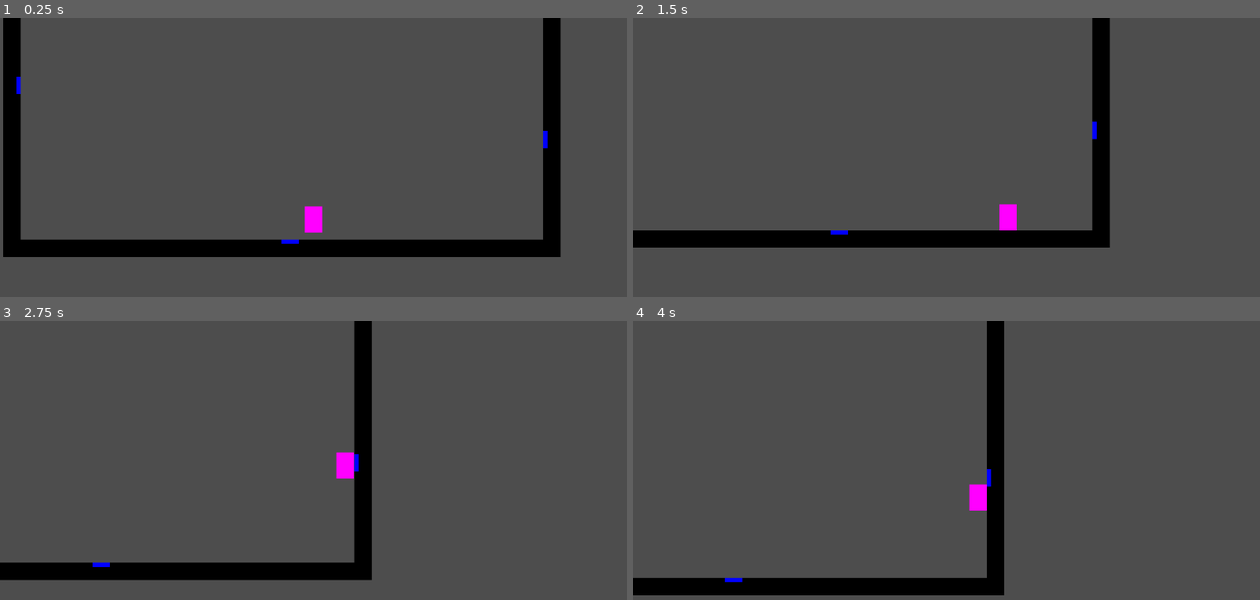
Above: before the commit, frames 1-4 (two rows, left to right).
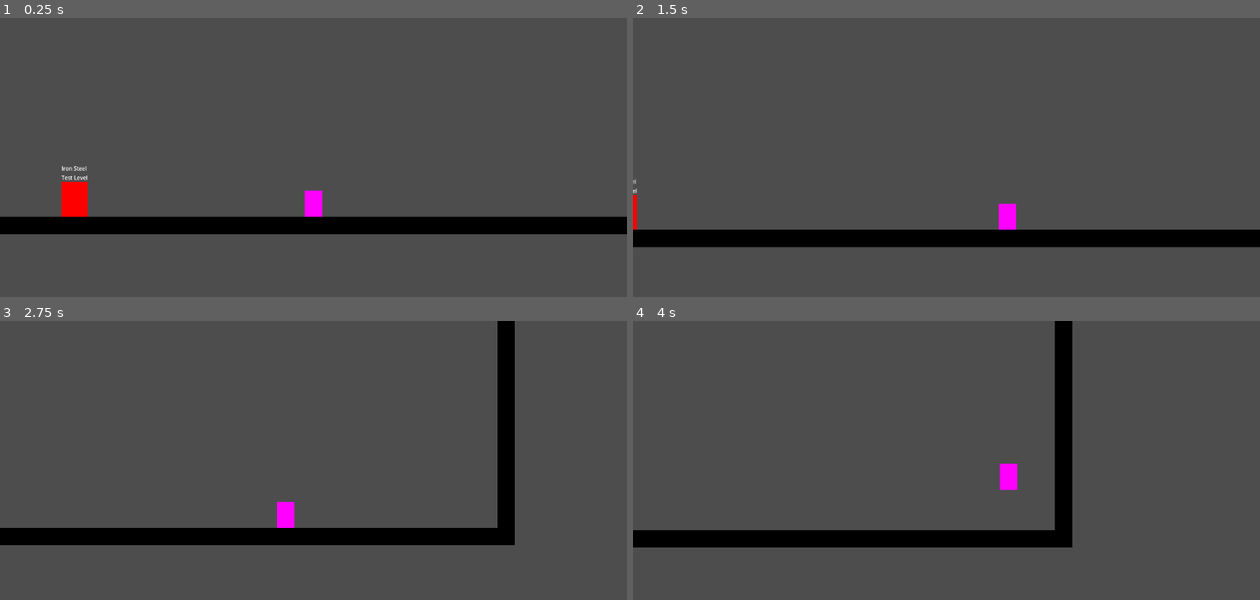
Above: after the commit, the same moments.

Repository: EdwardStanford7/MistbornGame
Game: Godot game, scene res://Levels/main.tscn
Same seed, same stepped clock (60 frames per second), same inputs: the game is played once before the commit and once after it. Before the commit the project starts from res://Levels/test_level.tscn.
Inputs (mouse positions are in pixels of both pictures, inside the frame that each line leads up to):
- Up to frame 1 (0.25 s): no input
- Up to frame 2 (1.5 s): tap Enter (enter_loading_zone, bound only after the commit) at 0.5 s; move the mouse to (1084, 177) at 0.52 s; hold Shift (pull) 0.53-1.28 s; hold D (right) from 0.53 s (still down); tap Space (jump) at 0.77 s; tap Ctrl (push) at 0.8, 1.35 s; move the mouse to (821, 210) at 1.27 s
- Up to frame 3 (2.75 s): tap Space (jump) at 1.52 s; tap Shift (pull) at 1.55 s; move the mouse to (376, 418) at 2.02 s; release D (right) at 2.03 s; hold A (left) from 2.03 s (still down); hold Shift (pull) from 2.03 s (still down); tap Ctrl (push) at 2.3 s
- Up to frame 4 (4 s): move the mouse to (915, 566) at 2.77 s; release A (left) at 2.78 s; release Shift (pull) at 2.78 s; hold D (right) from 2.78 s (still down); tap Ctrl (push) at 2.85, 3.8 s; tap Space (jump) at 3.02, 3.77 s; tap Shift (pull) at 3.05 s; move the mouse to (1134, 549) at 3.52 s; hold Shift (pull) from 3.53 s (still down)

The runs differ from the first frame. In frame 1, 17% of the frame differs, in the area x 0-100%, y 0-86%; in frame 2, 4.3%; in frame 3, 14%; in frame 4, 13%.

Commit message:
Scene loading

Diff:
--- a/Characters/player.tscn
+++ b/Characters/player.tscn
@@ -8,10 +8,10 @@
 [sub_resource type="PlaceholderTexture2D" id="PlaceholderTexture2D_6wrau"]
 size = Vector2(32, 48)
 
-[node name="Player" type="CharacterBody2D" node_paths=PackedStringArray("collision")]
+[node name="Player" type="CharacterBody2D"]
+top_level = true
 slide_on_ceiling = false
 script = ExtResource("1_7nm3l")
-collision = NodePath("CollisionShape2D")
 
 [node name="Camera2D" type="Camera2D" parent="."]
 process_callback = 0
--- /dev/null
+++ b/Levels/iron_steel_test.tscn
@@ -0,0 +1,49 @@
+[gd_scene load_steps=6 format=3 uid="uid://3eeygptmkewu"]
+
+[ext_resource type="PackedScene" uid="uid://bhj6vcmatg6vi" path="res://Characters/player.tscn" id="1_m34t3"]
+[ext_resource type="PackedScene" uid="uid://4ky7npwoorln" path="res://Prefabs/floor.tscn" id="2_tg1kc"]
+[ext_resource type="PackedScene" uid="uid://jd44661cckq2" path="res://Prefabs/wall.tscn" id="3_mgtqk"]
+[ext_resource type="PackedScene" uid="uid://soiho4lbqcva" path="res://Prefabs/metal_plate.tscn" id="4_t6r12"]
+[ext_resource type="PackedScene" uid="uid://ca3cll143cteb" path="res://Prefabs/scene_transition.tscn" id="5_swe1n"]
+
+[node name="TestLevel" type="Node2D"]
+
+[node name="Player" parent="." instance=ExtResource("1_m34t3")]
+position = Vector2(58, -103)
+
+[node name="Floor" parent="." instance=ExtResource("2_tg1kc")]
+position = Vector2(-256, 0)
+
+[node name="Floor3" parent="." instance=ExtResource("2_tg1kc")]
+position = Vector2(-256, -544)
+
+[node name="Floor4" parent="." instance=ExtResource("2_tg1kc")]
+position = Vector2(256, -544)
+
+[node name="Wall" parent="." instance=ExtResource("3_mgtqk")]
+position = Vector2(-496, -272)
+
+[node name="Wall2" parent="." instance=ExtResource("3_mgtqk")]
+position = Vector2(496, -272)
+
+[node name="Floor2" parent="." instance=ExtResource("2_tg1kc")]
+position = Vector2(256, 0)
+
+[node name="MetalPlate" parent="." instance=ExtResource("4_t6r12")]
+position = Vector2(15, -12)
+
+[node name="MetalPlate3" parent="." instance=ExtResource("4_t6r12")]
+position = Vector2(-75, -532)
+
+[node name="MetalPlate2" parent="." instance=ExtResource("4_t6r12")]
+position = Vector2(484, -200)
+rotation = 1.5708
+
+[node name="MetalPlate4" parent="." instance=ExtResource("4_t6r12")]
+position = Vector2(-484, -300)
+rotation = 1.5708
+
+[node name="SceneTransition" parent="." instance=ExtResource("5_swe1n")]
+position = Vector2(-332, -48)
+scene_to_load = "res://Levels/main.tscn"
+label = "Back To Main"
--- /dev/null
+++ b/Levels/main.tscn
@@ -0,0 +1,30 @@
+[gd_scene load_steps=5 format=3 uid="uid://x0qufevddtpt"]
+
+[ext_resource type="PackedScene" uid="uid://4ky7npwoorln" path="res://Prefabs/floor.tscn" id="1_8mn4l"]
+[ext_resource type="PackedScene" uid="uid://jd44661cckq2" path="res://Prefabs/wall.tscn" id="2_61wn7"]
+[ext_resource type="PackedScene" uid="uid://bhj6vcmatg6vi" path="res://Characters/player.tscn" id="3_ugfnl"]
+[ext_resource type="PackedScene" uid="uid://ca3cll143cteb" path="res://Prefabs/scene_transition.tscn" id="4_x1iks"]
+
+[node name="main" type="Node2D"]
+
+[node name="Player" parent="." instance=ExtResource("3_ugfnl")]
+position = Vector2(-47, -58)
+
+[node name="Floor" parent="." instance=ExtResource("1_8mn4l")]
+position = Vector2(512, 0)
+
+[node name="Floor2" parent="." instance=ExtResource("1_8mn4l")]
+
+[node name="Floor3" parent="." instance=ExtResource("1_8mn4l")]
+position = Vector2(-512, 0)
+
+[node name="Wall" parent="." instance=ExtResource("2_61wn7")]
+position = Vector2(-752, -272)
+
+[node name="Wall2" parent="." instance=ExtResource("2_61wn7")]
+position = Vector2(752, -272)
+
+[node name="SceneTransition" parent="." instance=ExtResource("4_x1iks")]
+position = Vector2(-486, -48)
+scene_to_load = "res://Levels/iron_steel_test.tscn"
+label = "Iron Steel Test Level"
--- a/Levels/test_level.tscn
+++ /dev/null
@@ -1,43 +0,0 @@
-[gd_scene load_steps=5 format=3 uid="uid://3eeygptmkewu"]
-
-[ext_resource type="PackedScene" uid="uid://bhj6vcmatg6vi" path="res://Characters/player.tscn" id="2_gekf6"]
-[ext_resource type="PackedScene" uid="uid://4ky7npwoorln" path="res://Prefabs/floor.tscn" id="3_0ebi8"]
-[ext_resource type="PackedScene" uid="uid://jd44661cckq2" path="res://Prefabs/wall.tscn" id="4_dx8b0"]
-[ext_resource type="PackedScene" uid="uid://soiho4lbqcva" path="res://Prefabs/metal_plate.tscn" id="5_hik5q"]
-
-[node name="TestLevel" type="Node2D"]
-
-[node name="Player" parent="." instance=ExtResource("2_gekf6")]
-position = Vector2(58, -103)
-
-[node name="Floor" parent="." instance=ExtResource("3_0ebi8")]
-position = Vector2(-256, 0)
-
-[node name="Floor3" parent="." instance=ExtResource("3_0ebi8")]
-position = Vector2(-256, -544)
-
-[node name="Floor4" parent="." instance=ExtResource("3_0ebi8")]
-position = Vector2(256, -544)
-
-[node name="Wall" parent="." instance=ExtResource("4_dx8b0")]
-position = Vector2(-496, -272)
-
-[node name="Wall2" parent="." instance=ExtResource("4_dx8b0")]
-position = Vector2(496, -272)
-
-[node name="Floor2" parent="." instance=ExtResource("3_0ebi8")]
-position = Vector2(256, 0)
-
-[node name="MetalPlate" parent="." instance=ExtResource("5_hik5q")]
-position = Vector2(15, -12)
-
-[node name="MetalPlate3" parent="." instance=ExtResource("5_hik5q")]
-position = Vector2(-75, -532)
-
-[node name="MetalPlate2" parent="." instance=ExtResource("5_hik5q")]
-position = Vector2(484, -200)
-rotation = 1.5708
-
-[node name="MetalPlate4" parent="." instance=ExtResource("5_hik5q")]
-position = Vector2(-484, -300)
-rotation = 1.5708
--- a/Prefabs/floor.tscn
+++ b/Prefabs/floor.tscn
@@ -7,7 +7,6 @@
 size = Vector2(512, 32)
 
 [node name="Floor" type="StaticBody2D"]
-position = Vector2(95, 76)
 
 [node name="CollisionShape2D" type="CollisionShape2D" parent="."]
 shape = SubResource("RectangleShape2D_a2njp")
--- /dev/null
+++ b/Prefabs/scene_transition.tscn
@@ -0,0 +1,28 @@
+[gd_scene load_steps=4 format=3 uid="uid://ca3cll143cteb"]
+
+[ext_resource type="Script" path="res://Scripts/scene_transition.gd" id="1_1pnkb"]
+
+[sub_resource type="RectangleShape2D" id="RectangleShape2D_qjsmu"]
+size = Vector2(48, 64)
+
+[sub_resource type="PlaceholderTexture2D" id="PlaceholderTexture2D_hg2l5"]
+size = Vector2(48, 64)
+
+[node name="SceneTransition" type="Area2D"]
+script = ExtResource("1_1pnkb")
+
+[node name="CollisionShape2D" type="CollisionShape2D" parent="."]
+shape = SubResource("RectangleShape2D_qjsmu")
+
+[node name="Sprite2D" type="Sprite2D" parent="."]
+modulate = Color(1, 0, 0, 1)
+texture = SubResource("PlaceholderTexture2D_hg2l5")
+
+[node name="Label" type="Label" parent="."]
+offset_left = -32.0
+offset_top = -64.0
+offset_right = 32.0
+offset_bottom = -32.0
+theme_override_font_sizes/font_size = 10
+horizontal_alignment = 1
+autowrap_mode = 3
--- a/Prefabs/wall.tscn
+++ b/Prefabs/wall.tscn
@@ -7,7 +7,6 @@
 size = Vector2(32, 512)
 
 [node name="Wall" type="StaticBody2D"]
-position = Vector2(53, 53)
 
 [node name="CollisionShape2D" type="CollisionShape2D" parent="."]
 shape = SubResource("RectangleShape2D_a2njp")
--- a/Scripts/metal_plate.gd
+++ b/Scripts/metal_plate.gd
@@ -2,8 +2,8 @@
 
 var mass: float = INF
 
-func pull(player_position: Vector2, player_mass: float, pull_strength: float) -> Vector2:
+func pull(player_position: Vector2, _player_mass: float, pull_strength: float) -> Vector2:
 	return pull_strength * (position - player_position).normalized() / (position - player_position).length()
 
-func push(player_position: Vector2, player_mass: float, push_strength: float) -> Vector2:
+func push(player_position: Vector2, _player_mass: float, push_strength: float) -> Vector2:
 	return push_strength * (player_position - position).normalized() / (position - player_position).length()
--- a/Scripts/player.gd
+++ b/Scripts/player.gd
@@ -1,6 +1,6 @@
 extends CharacterBody2D
 
-@export var collision: CollisionShape2D
+signal enter_loading_zone
 
 @export var friction: float = 0.075
 @export var speed_force: float = 200000 # ikik DC can suck a fat one
@@ -14,6 +14,9 @@
 var force_per_frame: Vector2
 
 func _physics_process(delta):
+	if Input.is_action_just_pressed("enter_loading_zone"):
+		enter_loading_zone.emit()
+
 	force_per_frame = Vector2(0, 0)
 
 	handle_gravity()
@@ -35,7 +38,6 @@
 		return
 
 	if is_on_wall():
-		var collision = get_slide_collision(0)
 		if force_per_frame.x < 0:
 			force_per_frame.y -= friction * abs(force_per_frame.x) * velocity.y / 10
 			return
--- /dev/null
+++ b/Scripts/scene_transition.gd
@@ -0,0 +1,24 @@
+extends Area2D
+
+@export var scene_to_load: String
+@export var label: String
+
+var player = null
+
+func _ready():
+	self.get_child(2).set_text(label)
+	self.body_entered.connect(_on_body_entered)
+	self.body_exited.connect(_on_body_exited)
+
+func _on_body_entered(other):
+	if other is CharacterBody2D:
+		player = other
+		other.enter_loading_zone.connect(_on_enter)
+
+func _on_body_exited(other):
+	if (other == player):
+		player = null
+		other.enter_loading_zone.disconnect(_on_enter)
+
+func _on_enter():
+	get_tree().change_scene_to_file(scene_to_load)
--- a/project.godot
+++ b/project.godot
@@ -11,7 +11,7 @@
 [application]
 
 config/name="MistbornGame"
-run/main_scene="res://Levels/test_level.tscn"
+run/main_scene="res://Levels/main.tscn"
 config/features=PackedStringArray("4.1", "Mobile")
 config/icon="res://icon.svg"
 
@@ -52,6 +52,11 @@
 "events": [Object(InputEventKey,"resource_local_to_scene":false,"resource_name":"","device":-1,"window_id":0,"alt_pressed":false,"shift_pressed":false,"ctrl_pressed":false,"meta_pressed":false,"pressed":false,"keycode":0,"physical_keycode":32,"key_label":0,"unicode":32,"echo":false,"script":null)
 ]
 }
+enter_loading_zone={
+"deadzone": 0.5,
+"events": [Object(InputEventKey,"resource_local_to_scene":false,"resource_name":"","device":-1,"window_id":0,"alt_pressed":false,"shift_pressed":false,"ctrl_pressed":false,"meta_pressed":false,"pressed":false,"keycode":0,"physical_keycode":4194309,"key_label":0,"unicode":0,"echo":false,"script":null)
+]
+}
 
 [physics]
 
